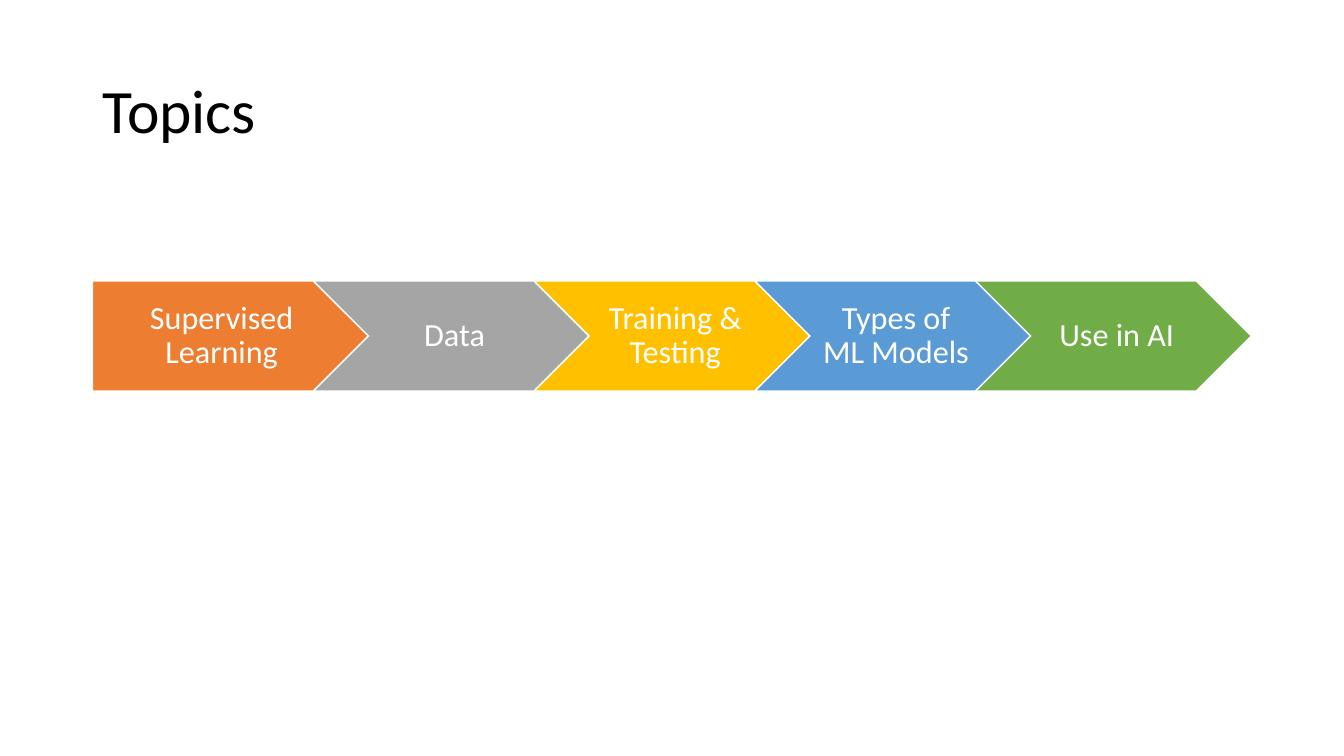
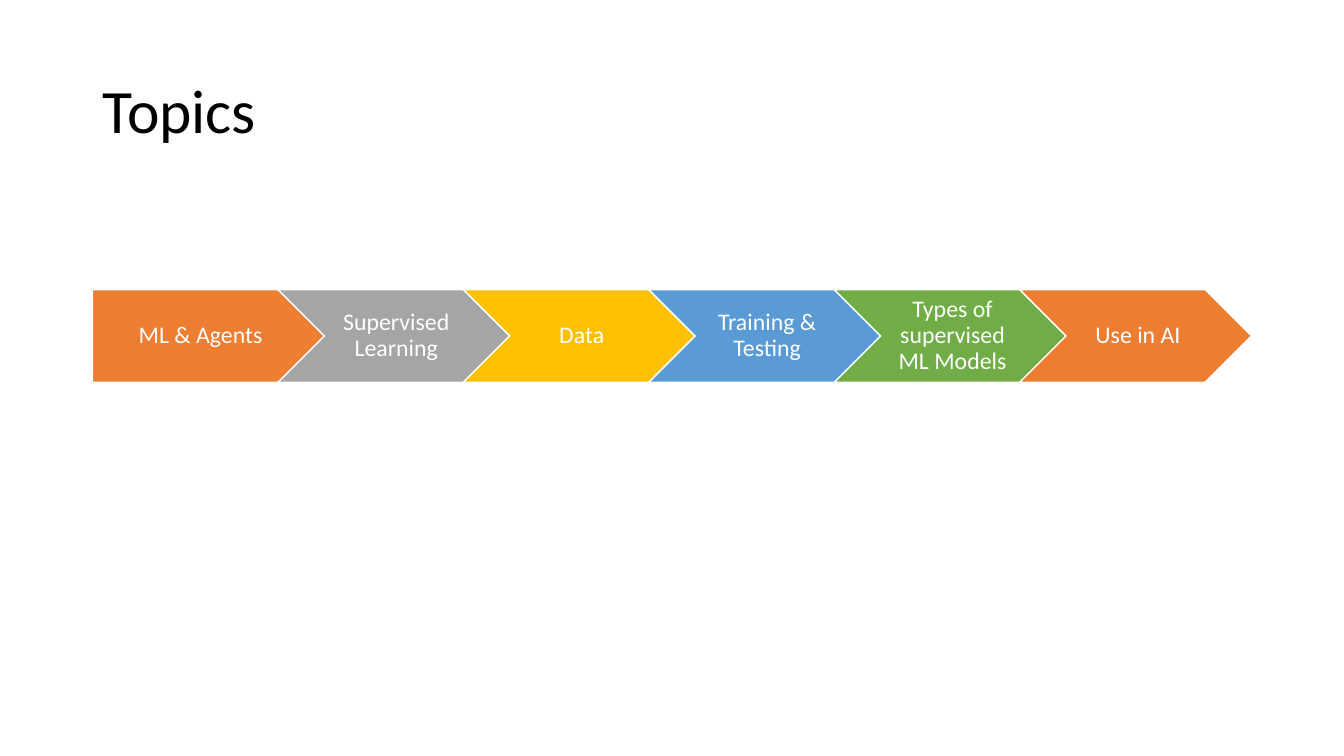
Before and after one commit to mhahsler/CS7320-AI, a slide deck: slide 2 of slides/19_ML_intro.pptx. Drawn at 1344x756 pixels with LibreOffice and Linux fonts; fonts in the diff are those of the drawing. Boxes give left, top, right and bottom in pixels: in the first picture for what was removed or moved away, otherwise in the second. Text is boxed around its words. In the diff, an @@ line names an element or a change of style, - is before the commit and + after.

Commit message:
more on probabilistic models.

```diff
--- a/slides/19_ML_intro.pptx
+++ b/slides/19_ML_intro.pptx
@@ pentagon arrow: place and size @@
-pentagon arrow at (93,281,369,391)
+pentagon arrow at (93,289,325,382)
@@ chevron: place and size @@
-chevron at (314,281,590,391)
+chevron at (278,289,510,382)
@@ size 23 to 17 pt; less space between paragraphs in 4 elements at (1095,326,1181,343), (718,314,800,360), (559,327,604,343), (343,313,449,360) @@
@@ text "Supervised Learning": place and size @@
-text "Supervised Learning" at (150,306,293,369)
+text "Supervised Learning" at (343,313,449,360)
@@ chevron: place and size @@
-chevron at (534,281,811,391)
+chevron at (464,289,696,382)
@@ text "Data": place and size @@
-text "Data" at (424,325,485,346)
+text "Data" at (559,327,604,343)
@@ chevron: place and size @@
-chevron at (755,281,1031,391)
+chevron at (649,289,881,382)
@@ text "Training & Testing": place and size @@
-text "Training & Testing" at (609,307,721,369)
+text "Training & Testing" at (718,314,800,360)
@@ chevron: place and size @@
-chevron at (976,281,1252,391)
+chevron at (835,289,1067,382)
@@ chevron added at (1020,289,1252,382), fill #ED7D31, outline #FFFFFF 1 pt @@
@@ text "Use in AI": place and size @@
-text "Use in AI" at (1059,324,1174,346)
+text "Use in AI" at (1095,326,1181,343)
@@ text added at (139,327,262,347), 17 pt, text #FFFFFF @@
+ML & Agents
@@ text at (899,300,1006,369): text changed; size 23 to 17 pt @@
-Types of ML Models
+Types of supervised ML Models
```
Also in this commit, not shown: 1 other slide changed, 2 slides added, 8 other files.
